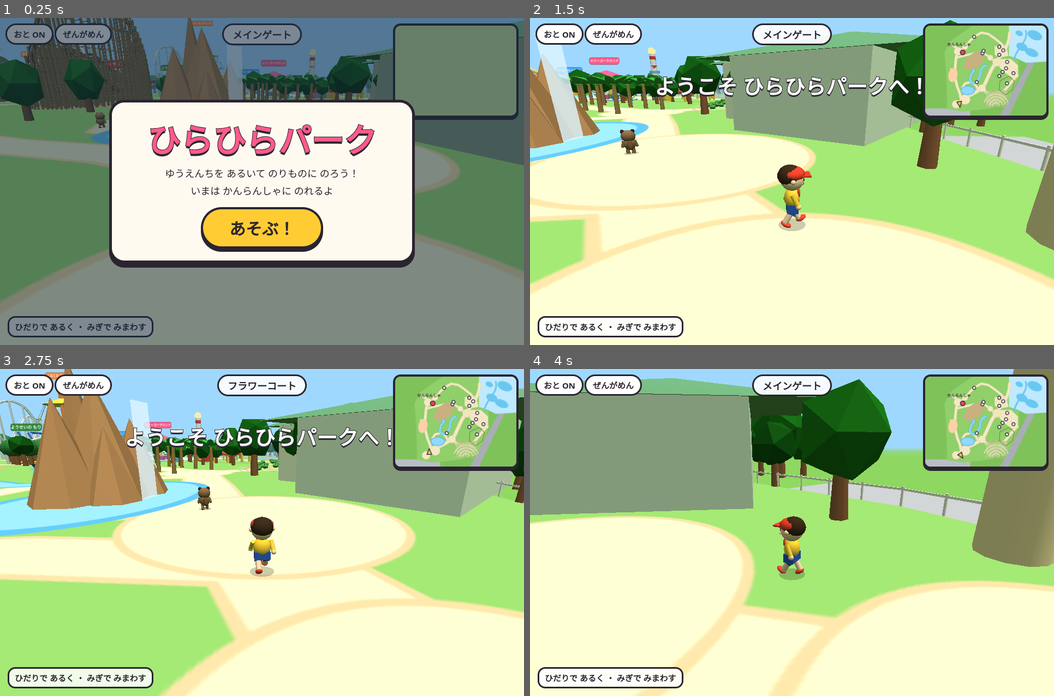
Above: before the commit, frames 1-4 (two rows, left to right).
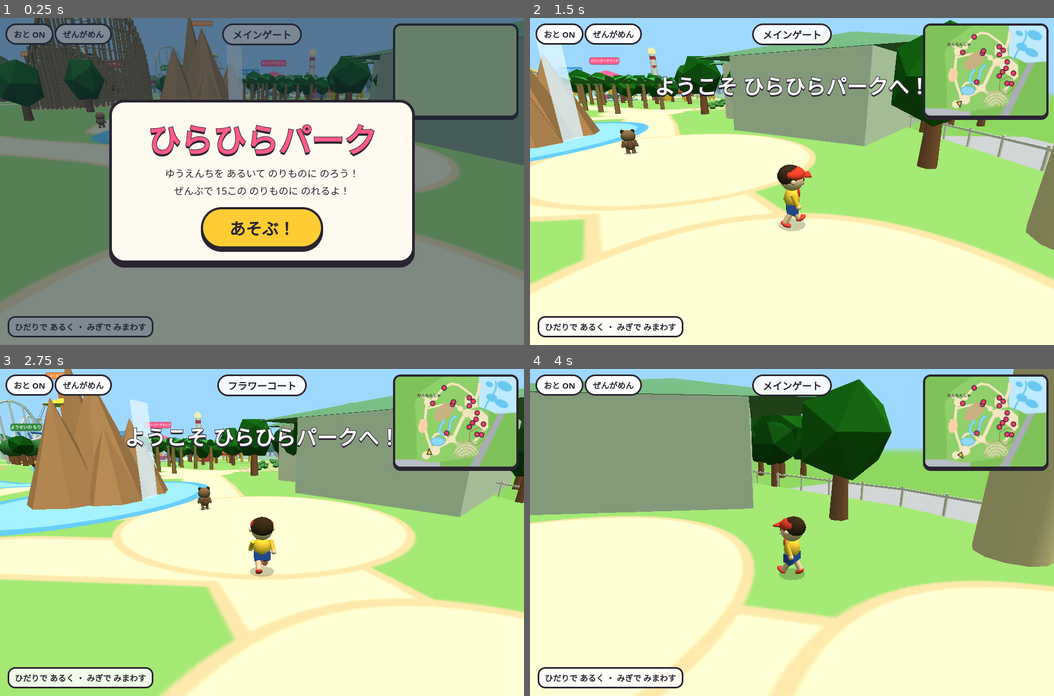
Above: after the commit, the same moments.

Repository: complerseinfo-png/game
Game: browser game, page park/index.html
Same seed, same stepped clock (60 frames per second), same inputs: the game is played once before the commit and once after it.
Inputs:
- Up to frame 1 (0.25 s): no input
- Up to frame 2 (1.5 s): click "あそぶ！" at 0.27 s; hold Right from 1.03 s (still down); tap Space at 1.1 s
- Up to frame 3 (2.75 s): release Right at 1.53 s; hold Down 1.58-1.85 s; tap Space at 1.6, 2.1, 2.6 s; hold Left 1.9-2.47 s; hold Up from 2.52 s (still down)
- Up to frame 4 (4 s): release Up at 2.82 s; hold Right 2.87-3.53 s; tap Space at 3.1, 3.6 s; hold Up 3.58-3.82 s; hold Left from 3.87 s (still down)

The runs differ from the first frame. In frame 1, 0.4% of the frame differs, in the area x 21-67%, y 16-55%; in frame 2, 0.2%; in frame 3, 0.2%; in frame 4, 0.2%.

Commit message:
park: every ride is now rideable - two big coasters with loops, kids coaster, swings, pirate ship, octopus, carousel, teacups, planes, drop tower, mini train, rafting, small ferris wheel
Co-Authored-By: Claude Opus 5.5 <noreply@anthropic.com>
Claude-Session: https://claude.ai/code/session_013BDtbipzgeay626yBH3NvG

Diff:
--- a/index.html
+++ b/index.html
@@ -68,7 +68,7 @@
   </a>
   <a class="game" href="park/">
     <span class="icon parkicon" aria-hidden="true"></span>
-    <span><p class="name">ひらひらパーク</p><p class="desc">ゆうえんちを あるいて かんらんしゃに のろう！</p></span>
+    <span><p class="name">ひらひらパーク</p><p class="desc">ゆうえんちを あるいて 15この のりものに のろう！</p></span>
   </a>
 </div>
 <script>if('serviceWorker' in navigator)addEventListener('load',()=>navigator.serviceWorker.register('sw.js').catch(()=>{}));</script>
--- a/park/index.html
+++ b/park/index.html
@@ -54,7 +54,7 @@
   <div id="joy" hidden><div id="knob"></div></div>
   <div id="hint">ひだりで あるく ・ みぎで みまわす</div>
 </div>
-<div class="ov" id="title"><div class="card"><h1>ひらひらパーク</h1><p>ゆうえんちを あるいて のりものに のろう！</p><p>いまは かんらんしゃに のれるよ</p><button class="big" id="startBtn">あそぶ！</button></div></div>
+<div class="ov" id="title"><div class="card"><h1>ひらひらパーク</h1><p>ゆうえんちを あるいて のりものに のろう！</p><p>ぜんぶで 15この のりものに のれるよ！</p><button class="big" id="startBtn">あそぶ！</button></div></div>
 <div id="loading">よみこみちゅう…</div>
 <script>
 (()=>{
@@ -447,6 +447,7 @@
     const k=Math.floor(t*4);for(let i=0;i<FW.bulbs.length;i++)FW.bulbs[i].visible=((i+k)%3)!==0});
 }
 // ---------- coasters (shared) ----------
+const _cx=new THREE.Vector3(),_cy=new THREE.Vector3(),_cm=new THREE.Matrix4();
 function coaster(pts,opt){
   const curve=new THREE.CatmullRomCurve3(pts.map(p=>new THREE.Vector3(p[0],p[1],p[2])),true,'catmullrom',0.4);
   const L=curve.getLength();const N=Math.floor(L/1.2);
@@ -471,11 +472,13 @@
     if(i===0)boxm(1.5,0.6,0.5,lam(opt.car2||opt.car),0,0.6,1.1,c);
     // riders
     for(const zz of[0.3,-0.7]){ball(0.32,lam(pick([0xffd9b8,0xf0c8a0])),0,1.25,zz,c);ball(0.33,lam(pick([0x3a2a1a,0x7a4a2a,0xffd23b])),0,1.4,zz-0.05,c,1,0.7,1)}cars.push(c)}
-  const C={curve,L,cars,s:0,v:opt.v||10,lift:opt.lift,opt};
+  const NS=800,ups=[];{let prev=new THREE.Vector3(0,1,0);const W0=new THREE.Vector3(0,1,0);for(let i=0;i<NS;i++){const tt=curve.getTangentAt(i/NS);const p=W0.clone().addScaledVector(tt,-tt.y);if(p.length()<0.35){p.copy(prev).addScaledVector(tt,-tt.dot(prev))}p.normalize();if(p.dot(prev)<0)p.negate();prev=p;ups.push(p.clone())}}
+  const C={curve,L,cars,s:0,v:opt.v||10,lift:opt.lift,opt,ups,NS};
   let hmax=0;for(const p of pts)hmax=Math.max(hmax,p[1]);C.hmax=hmax;
   ANIM.push((dt)=>{const u0=C.s/L,p=curve.getPointAt(u0);const inLift=opt.lift&&u0>opt.lift[0]&&u0<opt.lift[1];
     let v=inLift?4:Math.sqrt(Math.max(16,2*9.8*(C.hmax+1-p.y)))*(opt.speed||1);if(opt.station&&u0<opt.station)v=3;C.v=v;C.s=(C.s+v*dt)%L;
-    cars.forEach((c,i)=>{const s=((C.s-i*2.5)%L+L)%L,u=s/L;const q=curve.getPointAt(u),t=curve.getTangentAt(u);c.position.copy(q);c.lookAt(q.x+t.x,q.y+t.y,q.z+t.z)})});
+    cars.forEach((c,i)=>{const s=((C.s-i*2.5)%L+L)%L,u=s/L;const q=curve.getPointAt(u),t=curve.getTangentAt(u);c.position.copy(q);
+      const up=ups[Math.floor(u*NS)%NS];_cx.crossVectors(up,t).normalize();_cy.crossVectors(t,_cx);_cm.makeBasis(_cx,_cy,t);c.quaternion.setFromRotationMatrix(_cm)})});
   return C;
 }
 // wooden coaster (big oval with a figure-eight, in the middle of the park)
@@ -486,8 +489,8 @@
     const x=cx+lx*Math.cos(rot)-lz*Math.sin(rot),z=cz+lx*Math.sin(rot)+lz*Math.cos(rot);pts.push([x,H[i],z])}
   const C=coaster(pts,{rail:0x8a6a4a,sup:0xa8845a,car:0xd84a3a,car2:0xffd23b,cars:5,wood:true,lift:[0.06,0.2],station:0.04});
   OBST.push({e:1,x:cx,z:cz,a:21,b:11.5,rot});
-  const st=grp(...[pts[0][0],0,pts[0][2]]);boxm(7,3.5,5,lam(0x8a5a3a),0,1.75,0,st);cone(5.5,2.2,lam(0xd84a3a),0,4.6,0,st,4).rotation.y=Math.PI/4;
-  RIDES.push({name:'もくもくコースター',x:pts[0][0],z:pts[0][2],r:7});
+  const st=grp(...[pts[0][0],0,pts[0][2]]);for(const[a,b]of[[3.5,2.5],[-3.5,2.5],[3.5,-2.5],[-3.5,-2.5]])cyl(0.25,0.25,6,lam(0x8a5a3a),a,3,b,st,8);cone(5.5,2.2,lam(0xd84a3a),0,7.1,0,st,4).rotation.y=Math.PI/4;
+  RIDES.push({name:'もくもくコースター',x:pts[0][0],z:pts[0][2],r:7,open:true,board:()=>startRide(coasterRide(C,'もくもくコースター'))});
   floatSign('もくもくコースター',cx,28,cz,'#a86a3a',11)}
 // big steel coaster with loops (north)
 {const raw=[[900,400,5],[860,330,9],[845,250,19],[845,150,30],[880,60,31],[960,30,24],[1060,55,6],[1150,95,4],[1230,150,'L'],[1320,90,16],[1430,45,12],[1460,120,14],[1380,190,5],[1300,240,'L'],[1260,330,12],[1220,420,4],[1130,470,9],[1030,460,6],[950,430,4]];
@@ -497,51 +500,51 @@
       for(let k=0;k<10;k++){const a=-Math.PI/2+k/10*Math.PI*2;const off=(k/10-0.5)*3;pts.push([x+dx*Math.cos(a)*R+sx*off,4+R+Math.sin(a)*R,z+dz*Math.cos(a)*R+sz*off])}}
     else pts.push([x,h,z])}
   const C=coaster(pts,{rail:0xf4f4f4,sup:0xe0e4e8,car:0xe02a3a,car2:0x2a2a3a,cars:6,lift:[0.03,0.16],station:0.02,speed:1.1});
-  const[sx,sz]=W(905,395);const st=grp(sx,0,sz);boxm(9,4,6,lam(0xd84a3a),0,2,0,st);boxm(9.4,0.6,6.4,lam(0xffffff),0,4.2,0,st);blockW(sx,sz,4.5);
-  RIDES.push({name:'まっかっか ファルコン',x:sx,z:sz,r:7});floatSign('まっかっか ファルコン',sx,10,sz,'#e02a3a',11)}
+  const[sx,sz]=W(905,395);const st=grp(sx,0,sz);for(const[a,b]of[[4,2.8],[-4,2.8],[4,-2.8],[-4,-2.8]])cyl(0.25,0.25,6,lam(0xffffff),a,3,b,st,8);boxm(9.4,0.6,6.4,lam(0xd84a3a),0,6.2,0,st);
+  RIDES.push({name:'まっかっか ファルコン',x:sx,z:sz,r:7,open:true,board:()=>startRide(coasterRide(C,'まっかっか ファルコン'))});floatSign('まっかっか ファルコン',sx,10,sz,'#e02a3a',11)}
 // swing tower
 {const[x,z]=W(1210,385);const g=grp(x,0,z);cyl(1.2,1.6,22,lam(0xff8a3a),0,11,0,g,12);const top=grp(0,18,0,g);cone(6,2.5,lam(0xffd23b),0,1.5,0,top,16);const chairs=[];
   for(let i=0;i<16;i++){const a=i/16*Math.PI*2;const arm=grp(Math.cos(a)*5.5,0,Math.sin(a)*5.5,top);cyl(0.03,0.03,5,lam(0x555555),0,-2.5,0,arm,4);const ch=boxm(0.8,0.2,0.6,lam(pick([0xff5a5a,0x6ab8ff,0xffd23b])),0,-5,0,arm);arm.rotation.set(0,-a,0.5);chairs.push(arm)}
-  blockW(x,z,7.5);RIDES.push({name:'くるくる ブランコ',x,z,r:10});floatSign('くるくる ブランコ',x,26,z,'#ff8a3a',9);
+  blockW(x,z,7.5);RIDES.push({name:'くるくる ブランコ',x,z,r:10,open:true,board:()=>startRide({name:'くるくる ブランコ',seat:()=>chairs[0],eye:new THREE.Vector3(0,-4.3,0),fwd:new THREE.Vector3(0,0,-1),me:new THREE.Vector3(0,-5.6,0),meS:0.6,dur:32,out:12,sfx:'swing'})});floatSign('くるくる ブランコ',x,26,z,'#ff8a3a',9);
   ANIM.push((dt,t)=>{top.rotation.y=t*0.9;top.position.y=14+Math.sin(t*0.3)*4})}
 // umbrella ride + pirate ship + octopus
-{const[x,z]=W(1150,455);const g=grp(x,0,z);cyl(0.6,0.8,7,lam(0xffffff),0,3.5,0,g);const um=grp(0,7,0,g);const cs=[0xffffff,0x3a7ae8];for(let i=0;i<12; …(171 unchanged characters)…
-  for(let i=0;i<10;i++){const a=i/10*Math.PI*2;cyl(0.03,0.03,3,lam(0x555555),Math.cos(a)*5,-1.5,Math.sin(a)*5,um,4);boxm(1,0.6,0.8,lam(pick([0xff5a8a,0xffd23b])),Math.cos(a)*5,-3.2,Math.sin(a)*5,um)}
-  blockW(x,z,6);RIDES.push({name:'かさ グルグル',x,z,r:8});ANIM.push((dt,t)=>{um.rotation.y=t*1.2;um.rotation.z=Math.sin(t*0.5)*0.25})}
+{const[x,z]=W(1150,455);const g=grp(x,0,z);cyl(0.6,0.8,7,lam(0xffffff),0,3.5,0,g);const um=grp(0,7,0,g);const ucars=[];const cs=[0xffffff,0x3a7ae8];for(let i=0;i<12; …(171 unchanged characters)…
+  for(let i=0;i<10;i++){const a=i/10*Math.PI*2;cyl(0.03,0.03,3,lam(0x555555),Math.cos(a)*5,-1.5,Math.sin(a)*5,um,4);const cg=grp(Math.cos(a)*5,-3.2,Math.sin(a)*5,um);cg.rotation.y=-a;boxm(0.8,0.6,1,lam(pick([0xff5a8a,0xffd23b])),0,0,0,cg);ucars.push(cg)}
+  blockW(x,z,6);RIDES.push({name:'かさ グルグル',x,z,r:8,open:true,board:()=>startRide({name:'かさ グルグル',seat:()=>ucars[0],eye:new THREE.Vector3(0,0.9,0),fwd:new THREE.Vector3(0,0,-1),me:new THREE.Vector3(0,-0.2,0),meS:0.5,dur:28,out:12})});ANIM.push((dt,t)=>{um.rotation.y=t*1.2;um.rotation.z=Math.sin(t*0.5)*0.25})}
 {const[x,z]=W(1150,330);const g=grp(x,0,z);g.rotation.y=0.5;for(const s of[-1,1]){const a=cyl(0.3,0.3,10,lam(0x3a7ae8),s*3,4,2,g);a.rotation.x=0.35;const b=cyl(0.3,0.3,10,lam(0x3a7ae8),s*3,4,-2,g);b.rotation.x=-0.35}cyl(0.3,0.3,7,lam(0x3a7ae8),0,8.5,0,g).rotation.z=Math.PI/2;
   const sw=grp(0,8.5,0,g);const ship=grp(0,-6.5,0,sw);const hull=mesh(new THREE.CylinderGeometry(2,2,9,12,1,false,0,Mat …(247 unchanged characters)…
-  blockW(x,z,6);RIDES.push({name:'かいぞくせん',x,z,r:8});ANIM.push((dt,t)=>{sw.rotation.z=Math.sin(t*0.9)*0.9})}
+  blockW(x,z,6);RIDES.push({name:'かいぞくせん',x,z,r:8,open:true,board:()=>startRide({name:'かいぞくせん',seat:()=>ship,eye:new THREE.Vector3(0,1.6,1.2),fwd:new THREE.Vector3(1,0,0),me:new THREE.Vector3(0,0.3,1),meS:0.8,dur:28,out:16,sfx:'ship'})});ANIM.push((dt,t)=>{sw.rotation.z=Math.sin(t*0.9)*0.9})}
 {const[x,z]=W(1272,565);const g=grp(x,0,z);const body=grp(0,0,0,g);ball(2.2,phong(0xe8402a,40),0,6,0,body,1,1.15,1);for(const s of[-1,1]){ball(0.5,lam(0xffffff),s*0.8,6.5,1.9,body);ball(0.25,lam(0x111111),s*0.8,6.5,2.3,body)}
-  const arms=[];for(let i=0;i<8;i++){const a=i/8*Math.PI*2;const arm=grp(0,4,0,body);arm.rotation.y=a;const t=cyl(0.35,0.5,6,phong(0xe8402a,40),3,0,0,arm,8);t.rotation.z=Math.PI/2+0.4;const car=grp(6,-2,0,arm);cyl(0.9,0.9,0.8,lam(pick([0xffd23b,0x6ab8ff,0x8ad06a])),0,0,0,car,12);arms.push(arm)}
-  blockW(x,z,7);RIDES.push({name:'くるくる タコ',x,z,r:9});ANIM.push((dt,t)=>{body.rotation.y=t* …(62 unchanged characters)…
+  const arms=[],ocars=[];for(let i=0;i<8;i++){const a=i/8*Math.PI*2;const arm=grp(0,4,0,body);arm.rotation.y=a;const t=cyl(0.35,0.5,6,phong(0xe8402a,40),3,0,0,arm,8);t.rotation.z=Math.PI/2+0.4;const car=grp(6,-2,0,arm);cyl(0.9,0.9,0.8,lam(pick([0xffd23b,0x6ab8ff,0x8ad06a])),0,0,0,car,12);arms.push(arm);ocars.push(car)}
+  blockW(x,z,7);RIDES.push({name:'くるくる タコ',x,z,r:9,open:true,board:()=>startRide({name:'くるくる タコ',seat:()=>ocars[0],eye:new THREE.Vector3(0,1.3,0),fwd:new THREE.Vector3(0,0,-1),me:new THREE.Vector3(0,0.4,0),meS:0.7,dur:28,out:14})});ANIM.push((dt,t)=>{body.rotation.y=t* …(62 unchanged characters)…
 // kids area: carousel, teacups, planes, mini drop tower
 {const[x,z]=W(1255,665);const g=grp(x,0,z);cyl(5.5,5.5,0.6,lam(0xfff0f5),0,0.3,0,g,24);cyl(0.5,0.5,6,lam(0xffd23b),0,3,0,g);const roof=cone(6.5,2.5,lam(0xff5a8a),0,7.2,0,g,24);cyl(6.4,6.4,0.6,lam(0xffffff),0,5.8,0,g,24);
-  const rot=grp(0,0,0,g);const horses=[];for(let i=0;i<10;i++){const a=i/10*Math.PI*2;const h=grp(Math.cos(a)*4,1.6,Math.sin(a)*4,rot);h.rotation.y=-a;cyl(0.06,0.06,5,lam(0xffd23b),0,1.6,0,h …(139 unchanged characters)…
-  blockW(x,z,6);RIDES.push({name:'メリーゴーラウンド',x,z,r:8});floatSign('メリーゴーラウンド',x,11,z,'#ff5a8a …(107 unchanged characters)…
+  const rot=grp(0,0,0,g);const horses=[];for(let i=0;i<10;i++){const a=i/10*Math.PI*2;const h=grp(Math.cos(a)*4,1.6,Math.sin(a)*4,rot);h.rotation.y=-a+Math.PI;cyl(0.06,0.06,5,lam(0xffd23b),0,1.6,0,h …(139 unchanged characters)…
+  blockW(x,z,6);RIDES.push({name:'メリーゴーラウンド',x,z,r:8,open:true,board:()=>startRide({name:'メリーゴーラウンド',seat:()=>horses[0],eye:new THREE.Vector3(0,1.5,0.1),fwd:new THREE.Vector3(0,0,1),me:new THREE.Vector3(0,0.25,-0.1),meS:0.6,dur:32,out:10,sfx:'organ'})});floatSign('メリーゴーラウンド',x,11,z,'#ff5a8a …(107 unchanged characters)…
 {const[x,z]=W(1200,720);const g=grp(x,0,z);cyl(5,5,0.4,lam(0xb8e0ff),0,0.2,0,g,24);const plate=grp(0,0.4,0,g);const cup …(372 unchanged characters)…
-  blockW(x,z,5.5);RIDES.push({name:'コーヒーカップ',x,z,r:7});ANIM.push((dt,t)=>{plate.rotation.y=t*0.7;cups.forEach((c,i)=>c.rotation.y=t*(2+i*0.4))})}
-{const[x,z]=W(1150,785);const g=grp(x,0,z);cyl(0.5,0.6,5,lam(0x6ab8ff),0,2.5,0,g);const top=grp(0,4.5,0,g);const pl=[];for(let i=0;i<6;i++){const a=i/6*Math.PI*2;const arm=boxm(4,0.15,0.15,lam(0x888888),Math.cos(a)*2,0,Math.sin(a)*2,top);arm.rotation.y=-a;const p=grp(Math.cos(a)*4,-1,Math.sin(a)*4,top);p.rotation.y=-a;ball(0.6,lam(pick([0xff5a5a,0xffd23b,0x …(73 unchanged characters)…
-  blockW(x,z,5);RIDES.push({name:'ひこうき',x,z,r:7});ANIM.push((dt,t)=>{top.rotation.y=-t*1.1;top.position.y=4+Math.sin(t*0.8)*1.2})}
+  blockW(x,z,5.5);RIDES.push({name:'コーヒーカップ',x,z,r:7,open:true,board:()=>startRide({name:'コーヒーカップ',seat:()=>cups[0],eye:new THREE.Vector3(-0.4,1.4,0),fwd:new THREE.Vector3(1,0,0),me:new THREE.Vector3(-0.4,0.2,0),meS:0.6,dur:26,out:9,sfx:'waltz'})});ANIM.push((dt,t)=>{plate.rotation.y=t*0.7;cups.forEach((c,i)=>c.rotation.y=t*(2+i*0.4))})}
+{const[x,z]=W(1150,785);const g=grp(x,0,z);cyl(0.5,0.6,5,lam(0x6ab8ff),0,2.5,0,g);const top=grp(0,4.5,0,g);const pl=[],planes=[];for(let i=0;i<6;i++){const a=i/6*Math.PI*2;const arm=boxm(4,0.15,0.15,lam(0x888888),Math.cos(a)*2,0,Math.sin(a)*2,top);arm.rotation.y=-a;const p=grp(Math.cos(a)*4,-1,Math.sin(a)*4,top);p.rotation.y=-a;planes.push(p);ball(0.6,lam(pick([0xff5a5a,0xffd23b,0x …(73 unchanged characters)…
+  blockW(x,z,5);RIDES.push({name:'ひこうき',x,z,r:7,open:true,board:()=>startRide({name:'ひこうき',seat:()=>planes[0],eye:new THREE.Vector3(0,0.9,0),fwd:new THREE.Vector3(0,0,1),me:new THREE.Vector3(0,-0.2,0),meS:0.55,dur:26,out:10,sfx:'plane'})});ANIM.push((dt,t)=>{top.rotation.y=-t*1.1;top.position.y=4+Math.sin(t*0.8)*1.2})}
 {const[x,z]=W(1370,740);const g=grp(x,0,z);cyl(0.9,1.1,14,lam(0xffffff),0,7,0,g,12);for(let i=0;i<5;i++)cyl(0.95,0.95,1,lam(0xe02a3a),0,1.5+i*2.8,0,g,12);ball(1.2,basic(0xfff2a0),0,14.8,0,g);const seat=grp(0,2,0,g);cyl(1.6,1.6,0.8,lam(0x6ab8ff),0,0,0,seat,16);
-  blockW(x,z,2.2);RIDES.push({name:'ストン タワー',x,z,r:5});ANIM.push((dt,t)=>{const c=(t*0.25)%1;seat.position.y=c<0.6?2+c/0.6*10:c<0.7?12-(c-0.6)/0.1*10:2})}
+  blockW(x,z,2.2);const DT={c:0};RIDES.push({name:'ストン タワー',x,z,r:5,open:true,board:()=>{DT.c=0;startRide({name:'ストン タワー',seat:()=>seat,eye:new THREE.Vector3(0,1.1,1.9),fwd:new THREE.Vector3(0,-0.1,1),me:new THREE.Vector3(0,0.4,1.6),meS:0.6,dur:16,out:12,sfx:'drop',drop:DT})}});ANIM.push((dt,t)=>{DT.c=(DT.c+dt*0.13)%1;const c=DT.c;seat.position.y=c<0.55?2+c/0.55*10:c<0.6?12:c<0.66?12-(c-0.6)/0.06*10:2})}
 // mini train around the kids coaster area
 {const pts=MINITRAIN.map(([ix,iy])=>{const[x,z]=W(ix,iy);return new THREE.Vector3(x,0.3,z)});const curve=new THREE.CatmullRomCurve3(pts,true);const L=curve.getLength();const cars=[];
   for(let i=0;i<4;i++){const c=grp();boxm(1.6,1.4,2.6,lam(i?pick([0x6ab8ff,0xffd23b,0xff8ad8]):0x2a6a3a),0,0.9,0,c);if(!i){cyl(0.35,0.35,1,lam(0x222222),0,2,0.6,c);ball(0.25,basic(0xfff2a0),0,1.2,1.35,c)}cars.push(c)}
   let s=0;ANIM.push((dt)=>{s=(s+5*dt)%L;cars.forEach((c,i)=>{const u=(((s-i*2.9)%L)+L)%L/L;const p=curve.getPointAt(u),t=curve.getTangentAt(u);c.position.copy(p);c.lookAt(p.x+t.x,p.y,p.z+t.z)})});
-  const[x,z]=W(1270,900);RIDES.push({name:'ミニきしゃ',x,z,r:6});floatSign('ミニきしゃ',x,6,z,'#2a6a3a',7)}
+  const MT={L,get s(){return s}};const[x,z]=W(1270,900);RIDES.push({name:'ミニきしゃ',x,z,r:6,open:true,board:()=>startRide({name:'ミニきしゃ',seat:()=>cars[1],eye:new THREE.Vector3(0,2.1,0),fwd:new THREE.Vector3(0,0,1),me:new THREE.Vector3(0,1.2,0),meS:0.6,lap:MT,out:10,sfx:'train'})});floatSign('ミニきしゃ',x,6,z,'#2a6a3a',7)}
 // kids coaster with a red barn
-{const[cx,cz]=W(1235,905);const pts=[];for(let i=0;i<12;i++) …(61 unchanged characters)… ,2,3,5,3,2,2,2][i],cz+Math.sin(a)*6])}coaster(pts,{rail:0xff6a3a,sup:0xffd23b,car:0x3fa9f5,cars:3,v:6,speed:0.7});
+{const[cx,cz]=W(1235,905);const pts=[];for(let i=0;i<12;i++) …(61 unchanged characters)… ,2,3,5,3,2,2,2][i],cz+Math.sin(a)*6])}const KC=coaster(pts,{rail:0xff6a3a,sup:0xffd23b,car:0x3fa9f5,cars:3,v:6,speed:0.7});RIDES.push({name:'こどもコースター',x:pts[0][0]+2.5,z:pts[0][2],r:4.5,open:true,board:()=>startRide(coasterRide(KC,'こどもコースター'))});
   const[bx,bz]=W(1225,830);boxm(5,4,4,lam(0xd84a3a),bx,2,bz);const r=cone(3.8,2,lam(0xffffff),bx,5,bz,null,4);r.rotation.y=Math.PI/4;blockW(bx,bz,3)}
 // peekaboo kids town with a little ferris wheel
-{const[x,z]=W(760,175);const g=grp(x,0,z);const w=grp(0,6,0,g);for(let i=0;i<8;i++){const a=i/8*Math.PI*2;boxm(0.15,5,0.15,lam(0xffd23b),Math.cos(a)*2.5,Math.sin(a)*2.5,0,w).rotation.z=a+Math.PI/2;boxm(0.9,0.9,0.9,lam(pick([0xff5a5a,0x6ab8ff,0x8ad06a])),Math.cos(a)*5,Math.sin(a)*5,0,w)}cyl(0.3,0.3,6,lam(0xffffff),0,3,0,g);
+{const[x,z]=W(760,175);const g=grp(x,0,z);const w=grp(0,6,0,g);const mcars=[];for(let i=0;i<8;i++){const a=i/8*Math.PI*2;boxm(0.15,5,0.15,lam(0xffd23b),Math.cos(a)*2.5,Math.sin(a)*2.5,0,w).rotation.z=a+Math.PI/2;mcars.push(boxm(0.9,0.9,0.9,lam(pick([0xff5a5a,0x6ab8ff,0x8ad06a])),Math.cos(a)*5,Math.sin(a)*5,0,w))}cyl(0.3,0.3,6,lam(0xffffff),0,3,0,g);
   ANIM.push((dt,t)=>{w.rotation.z=t*0.4;w.children.forEach((c,i)=>{if(c.geometry.parameters.width===0.9)c.rotation.z=-t*0.4})});blockW(x,z,3);
   for(let i=0;i<4;i++){const[hx,hz]=W(680+i*28,240+(i%2)*30);boxm(3,2.5,3,lam(pick([0xffe0a0,0xc8e8ff,0xffc8d8])),hx,1.25,hz);cone(2.6,1.6,lam(pick([0xff5a5a,0x3a7ae8])),hx,3.3,hz,null,4).rotation.y=Math.PI/4;blockW(hx,hz,2)}
-  RIDES.push({name:'ちびっこタウン',x,z,r:7});floatSign('ちびっこタウン',x,13,z,'#ff9a2a',8)}
+  RIDES.push({name:'ちびっこ かんらんしゃ',x,z,r:7,open:true,board:()=>startRide({name:'ちびっこ かんらんしゃ',seat:()=>mcars[0],eye:new THREE.Vector3(0,0.5,0),fwd:new THREE.Vector3(0,0,1),me:new THREE.Vector3(0,-0.4,0),meS:0.45,dur:22,out:9})});floatSign('ちびっこタウン',x,13,z,'#ff9a2a',8)}
 // river ride boats
 {const pts=RIVER.map(([ix,iy])=>{const[x,z]=W(ix,iy);return new THREE.Vector3(x,0.35,z)});const curve=new THREE.CatmullRomCurve3(pts,false);const L=curve.getLength();const boats=[];
   for(let i=0;i<4;i++){const b=grp();cyl(1.4,1.4,0.7,lam(pick([0xffd23b,0xff5a5a,0x3fa9f5])),0,0,0,b,14);mesh(new THREE.TorusGeometry(1.4,0.25,6,16),lam(0x333333),0,0.35,0,b).rotation.x=Math.PI/2;boats.push(b)}
-  ANIM.push((dt,t)=>{boats.forEach((b,i)=>{const u=((t*0.03+i*0.25)%1);const p=curve.getPointAt(u);b.position.set(p.x,0.3+Math.sin(t*3+i)*0.1,p.z);b.rotation.y=t*(1+i*0.3)})});
-  const[x,z]=W(800,880);RIDES.push({name:'ぐるぐる ラフティング',x,z,r:6})}
+  const RB={};ANIM.push((dt,t)=>{RB.u0=((t*0.03)%1);boats.forEach((b,i)=>{const u=((t*0.03+i*0.25)%1);const p=curve.getPointAt(u);b.position.set(p.x,0.3+Math.sin(t*3+i)*0.1,p.z);b.rotation.y=t*(1+i*0.3)})});
+  const[x,z]=W(800,880);RIDES.push({name:'ぐるぐる ラフティング',x,z,r:6,open:true,board:()=>startRide({name:'ぐるぐる ラフティング',seat:()=>boats[0],eye:new THREE.Vector3(0,1.4,0.9),fwd:new THREE.Vector3(0,-0.15,1),me:new THREE.Vector3(0,0.3,0.8),meS:0.6,raft:RB,out:9,sfx:'water'})})}
 // rose garden bushes + stage
 {const g=new THREE.InstancedMesh(new THREE.IcosahedronGeometry(0.7,0),flat(0x4a9a4a),120);const m4=new THREE.Matrix4(); …(224 unchanged characters)…
   const[x,z]=W(1100,1180);floatSign('バラの にわ',x,5,z,'#ff4a7a',7)}
@@ -610,12 +613,49 @@
   // our gondola gets a little passenger (the boy) when seen from outside
   const gd=FW.gs[best];ride.me=makeBoy();scene.remove(ride.me.g);gd.add(ride.me.g);ride.me.g.position.set(0,-1.45,0.7);ride.me.g.scale.setScalar(0.9);ride.me.g.rotation.y=0;
 }
+const _q=new THREE.Quaternion(),_q2=new THREE.Quaternion(),_q3=new THREE.Quaternion(),_e=new THREE.Euler(),_p=new THREE.Vector3();
+function coasterRide(C,name){return{name,seat:()=>C.cars[0],eye:new THREE.Vector3(0,1.55,0.3),fwd:new THREE.Vector3(0,0,1),me:new THREE.Vector3(0,0.2,0.3),meS:0.55,coaster:C,out:12,
+  onStart(r){C.s=0;r.dist=0;r.tick=0;r.scd=0},
+  update(dt,r){r.dist+=C.v*dt;const u=C.s/C.L,tg=C.curve.getTangentAt(u);r.tick-=dt;r.scd-=dt;
+    const inLift=C.opt.lift&&u>C.opt.lift[0]&&u<C.opt.lift[1];
+    if(r.tick<=0){if(inLift){r.tick=0.3;tone(320,.04,'square',.04)}else{r.tick=clamp(1.2/C.v,0.04,0.3);noise(.04,.05+C.v*0.003,900,2)}}
+    if(r.scd<=0&&tg.y<-0.4&&C.v>9){r.scd=4;toast(pick(['きゃ〜〜！','うわ〜〜！','ひゃっほ〜！','はや〜い！']),1.6);tone(900,.6,'sine',.05,-400)}
+    if(inLift&&!r.liftMsg){r.liftMsg=1;toast('カタカタ… のぼってる…',2)}
+    windOn(Math.min(0.14,C.v*0.006))},
+  done(r){return r.dist>=C.L-1}}}
+function startRide(cfg){
+  ride={kind:'gen',cfg,t:0,entry:nearRide};mode='ride';rideView='in';rideYaw=0;ridePitch=0;
+  $('act').hidden=true;$('ridebar').hidden=false;$('viewBtn').textContent='そとから みる';$('joy').hidden=true;joy.id=null;
+  boy.g.visible=false;chime();toast(cfg.name+'に のったよ！',2);
+  const seat=cfg.seat();ride.seat=seat;ride.me=makeBoy();scene.remove(ride.me.g);seat.add(ride.me.g);ride.me.g.position.copy(cfg.me);ride.me.g.scale.setScalar(cfg.meS||0.6);ride.me.g.rotation.y=Math.atan2(cfg.fwd.x,cfg.fwd.z);
+  ride.me.legs.forEach(l=>l.rotation.x=-1.3);
+  if(cfg.onStart)cfg.onStart(ride);if(cfg.lap)ride.lastS=cfg.lap.s,ride.dist=0;if(cfg.raft)ride.lastU=cfg.raft.u0;
+  musicVol=0.015;
+}
+function rideSfx(cfg,r,dt){r.st=(r.st||0)-dt;if(r.st>0)return;
+  switch(cfg.sfx){
+    case'organ':r.st=0.25;{const n=[N.G4,N.C5,N.E5,N.C5,N.D5,N.F5,N.E5,N.C5][Math.floor(r.t*4)%8];tone(n,.3,'square',.035);tone(n/2,.3,'triangle',.03)}break;
+    case'waltz':r.st=0.35;{const n=[N.C5,N.E5,N.G5,N.F5,N.D5,N.B4][Math.floor(r.t/0.35)%6];tone(n,.4,'triangle',.05);if(Math.floor(r.t/0.35)%3===0)tone(N.C4,.4,'sine',.05)}break;
+    case'train':r.st=0.35;noise(.06,.06,700,2);noise(.06,.05,500,2,0.15);if(Math.random()<0.04){tone(880,.5,'square',.04);tone(1100,.5,'square',.03);toast('ポッポー！',1)}break;
+    case'water':r.st=0.6;noise(.5,.04,800,0.6);break;
+    case'plane':r.st=0.5;tone(180,.5,'sawtooth',.02,20);break;
+    case'swing':r.st=1;windOn(0.06);break;
+    case'ship':r.st=0.2;{const a=Math.abs(r.seat.parent.rotation.z);windOn(a*0.1);if(a>0.85&&!r.peak){r.peak=1;toast(pick(['ふわっ！','きゃ〜！','たか〜い！']),1)}if(a<0.3)r.peak=0}break;
+    case'drop':r.st=0.1;{const c=cfg.drop.c;if(c>0.55&&c<0.6&&!r.top){r.top=1;toast('てっぺん… ドキドキ…',1.2)}if(c>0.6&&c<0.66&&!r.fall){r.fall=1;toast('ストーーン！！',1.2);tone(700,.6,'sine',.06,-500);windOn(0.14)}if(c<0.1){r.top=0;r.fall=0;windOn(0.02)}}break;
+  }}
 function endRide(early){
   if(ride&&ride.me){ride.me.g.parent&&ride.me.g.parent.remove(ride.me.g)}
-  ride=null;mode='walk';$('ridebar').hidden=true;boy.g.visible=true;B.x=FW.px+FW.nx*3;B.z=FW.pz+FW.nz*3;B.head=Math.atan2(FW.nx,FW.nz);camYaw=B.head+Math.PI;windOn(0);
+  if(ride&&ride.kind==='gen'&&ride.entry){const e=ride.entry;const ang=Math.atan2(B.x-e.x,B.z-e.z);B.x=e.x+Math.sin(ang)*(e.r-0.5);B.z=e.z+Math.cos(ang)*(e.r-0.5);B.head=ang;camYaw=B.head+Math.PI}
+  else{B.x=FW.px+FW.nx*3;B.z=FW.pz+FW.nz*3;B.head=Math.atan2(FW.nx,FW.nz);camYaw=B.head+Math.PI}
+  ride=null;mode='walk';$('ridebar').hidden=true;boy.g.visible=true;windOn(0);
   toast(early?'おりたよ':'おつかれさま！ たのしかったね',2);chime();musicVol=0.035;
 }
 function updateRide(dt,t){
+  if(ride.kind==='gen'){const c=ride.cfg;ride.t+=dt;if(c.update)c.update(dt,ride);if(c.sfx)rideSfx(c,ride,dt);
+    let done=false;if(c.done)done=c.done(ride);else if(c.dur)done=ride.t>=c.dur;
+    if(c.lap){const s=c.lap.s;let d=s-ride.lastS;if(d<0)d+=c.lap.L;ride.dist+=d;ride.lastS=s;done=ride.dist>=c.lap.L-1}
+    if(c.raft){if(c.raft.u0<ride.lastU-0.5)done=true;ride.lastU=c.raft.u0}
+    if(done){endRide(false);return}return}
   if(ride.kind==='ferris'){
     const a=((ride.g/FW.n*Math.PI*2+FW.ang)%(Math.PI*2)+Math.PI*2)%(Math.PI*2);
     const h=Math.sin(a);// -1 bottom, 1 top
@@ -659,7 +699,7 @@
   // the camera drifts back behind the boy while walking
   if(camAutoT>0)camAutoT-=dt;else if(B.v>0){let d=(B.head+Math.PI)-camYaw;while(d>Math.PI)d-=Math.PI*2;while(d<-Math.PI)d+=Math.PI*2;camYaw+=d*Math.min(1,dt*1.2)}
   // near a ride?
-  nearRide=null;for(const r of RIDES){if(Math.hypot(B.x-r.x,B.z-r.z)<r.r){nearRide=r;break}}
+  nearRide=null;{let bd=1e9;for(const r of RIDES){const d=Math.hypot(B.x-r.x,B.z-r.z);if(d<r.r&&d/r.r<bd){bd=d/r.r;nearRide=r}}}
   if(nearRide&&nearRide.open){$('act').hidden=false;$('act').textContent=nearRide.name+'に のる！'}else $('act').hidden=true;
   if(nearRide&&!nearRide.open&&(!lastSoon[nearRide.name]||t-lastSoon[nearRide.name]>25)){lastSoon[nearRide.name]=t;toast(nearRide.name+' … もうすぐ のれるよ！',2.4)}
   const an=areaName();if($('area').textContent!==an)$('area').textContent=an;
@@ -668,6 +708,9 @@
 function updateCamera(dt,t){
   if(mode==='walk'){const cx=B.x+Math.sin(camYaw)*camDist*Math.cos(camPitch),cz=B.z+Math.cos(camYaw)*camDist*Math.cos(camPitch),cy=1.4+camDist*Math.sin(camPitch);
     camera.position.lerp(_v.set(cx,cy,cz),Math.min(1,dt*6));camera.lookAt(B.x,1.6,B.z)}
+  else if(ride&&ride.kind==='gen'){const c=ride.cfg,seat=ride.seat;ride.me.g.visible=rideView!=='in';
+    if(rideView==='in'){seat.updateWorldMatrix(true,false);camera.position.copy(c.eye);seat.localToWorld(camera.position);seat.getWorldQuaternion(_q);const fv=c.fwd.clone().normalize();_e.set(Math.asin(fv.y)+ridePitch,Math.atan2(-fv.x,-fv.z)+rideYaw,0,'YXZ');_q3.setFromEuler(_e);camera.quaternion.copy(_q).multiply(_q3)}
+    else{const wp=seat.getWorldPosition(_p);const d=c.out||10;const a=rideYaw+camYaw;camera.position.set(wp.x+Math.sin(a)*d,wp.y+d*0.45+ridePitch*6,wp.z+Math.cos(a)*d);camera.lookAt(wp)}}
   else if(ride&&ride.kind==='ferris'){const gd=FW.gs[ride.g];const wp=gd.getWorldPosition(_v);
     if(ride.me)ride.me.g.visible=rideView!=='in';
     if(rideView==='in'){const base=Math.atan2(FW.nx,FW.nz)+rideYaw;const hx=Math.sin(base),hz=Math.cos(base);camera.pos …(205 unchanged characters)…
